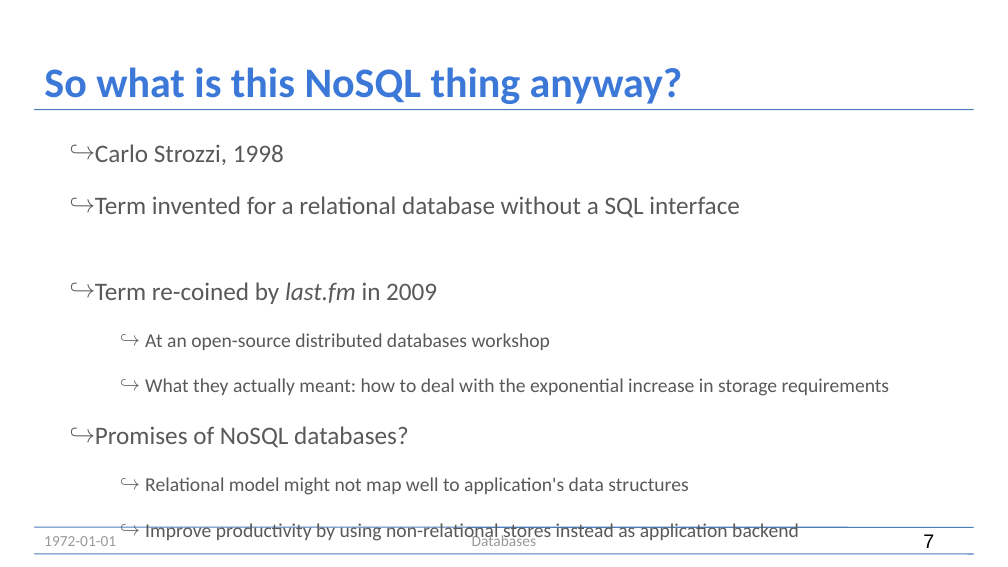
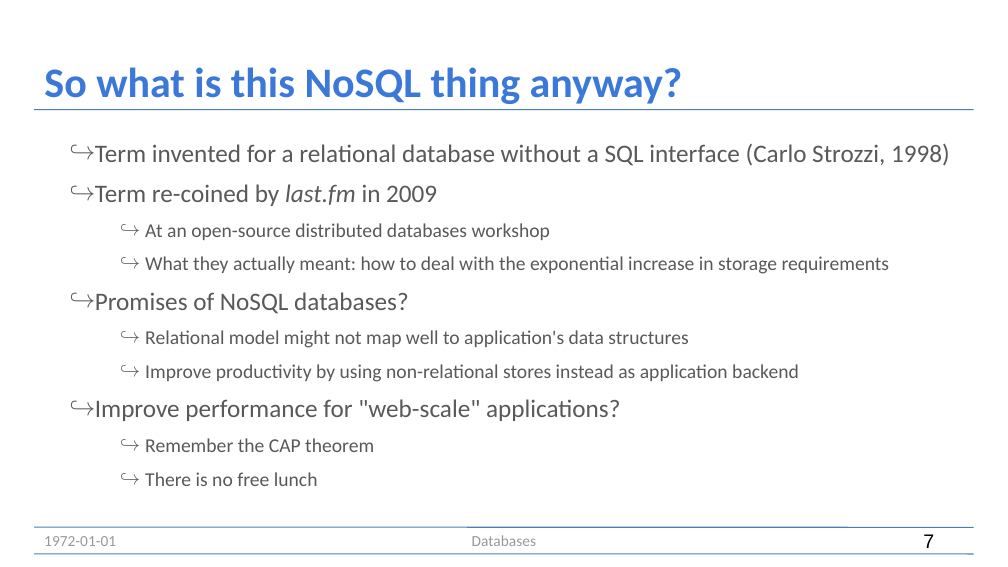
Before and after one commit to mlassnig/Databases-Introductory-Course, a slide deck: slide 7 of slides/Databases.odp. Drawn at 1008x567 pixels with LibreOffice and Linux fonts; fonts in the diff are those of the drawing. Boxes give left, top, right and bottom in pixels: in the first picture for what was removed or moved away, otherwise in the second. Text is boxed around its words. In the diff, an @@ line names an element or a change of style, - is before the commit and + after.

```diff
--- a/slides/Databases.odp
+++ b/slides/Databases.odp
@@ text at <box>95,144,950,166</box>: text changed @@
-↪ Carlo Strozzi, 1998
-↪ Term invented for a relational database without a SQL interface
+↪ Term invented for a relational database without a SQL interface (Carlo Strozzi, 1998)
@@ text at <box>95,184,890,486</box>: less space between paragraphs @@
```
Also in this commit, not shown: 21 other slides changed, 2 slides removed, 1 other file.
